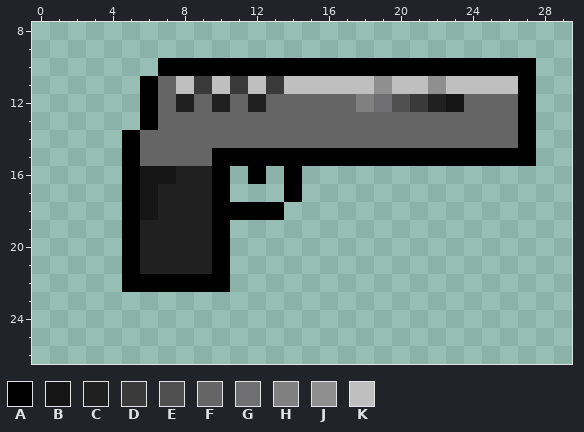
Two states of a pixel-art sprite, Assets/Sprites/Weapons/Ranged/pistol-export.png. That is the earlier state.
The file is 32x32 pixels. Shown: x 0..29, y 8..26.
Palette (. is transparent): A #000000  B #151515  C #202020  D #3a3a3a  E #505050  F #656565  G #6f6e70  H #808080  J #8f8f8f  K #bfbfbf
Pixels before, first column x 5:
10 ..AAAAAAAAAAAAAAAAAAAAA
11 .AFKDKDKDKKKKKJKKJKKKKA
12 .AFCFCFCFFFFFHGEDCBFFFA
13 .AFFFFFFFFFFFFFFFFFFFFA
14 AFFFFFFFFFFFFFFFFFFFFFA
15 AFFFFAAAAAAAAAAAAAAAAAA
16 ABBCCA.A.A.............
17 ABCCCA...A.............
18 ABCCCAAAA..............
19 ACCCCA.................
20 ACCCCA.................
21 ACCCCA.................
22 AAAAAA.................
New version:
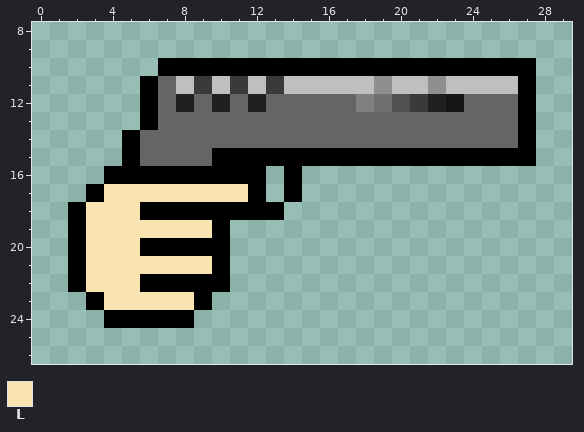
Colours new in this view: L #f9e3b1
Change:
Colour A is added in row 16 at x 4 and 11; in row 17 at x 3 and 12; in rows 18 to 22 at x 2; in row 23 at x 3 and 9; in row 24 at x 4 to 8.
Colour A replaces colour B in row 16 at x 6 to 7; in row 18 at x 6.
Colour A replaces colour C in row 16 at x 8 to 9; in row 18 at x 7 to 9; in row 20 at x 6 to 9.
Colour L is added in row 17 at x 4 and 11; in rows 18 to 22 at x 3 to 4; in row 23 at x 4 to 8.
Colour L replaces colour A in row 17 at x 5 and 10; in rows 18 to 22 at x 5.
Colour L replaces colour B in row 17 at x 6.
Colour L replaces colour C in row 17 at x 7 to 9; in row 19 at x 6 to 9; in row 21 at x 6 to 9.
Pixel boxes of the changes (left, top, right, bottom) in both pictures:
changed: (68, 166, 266, 328)
